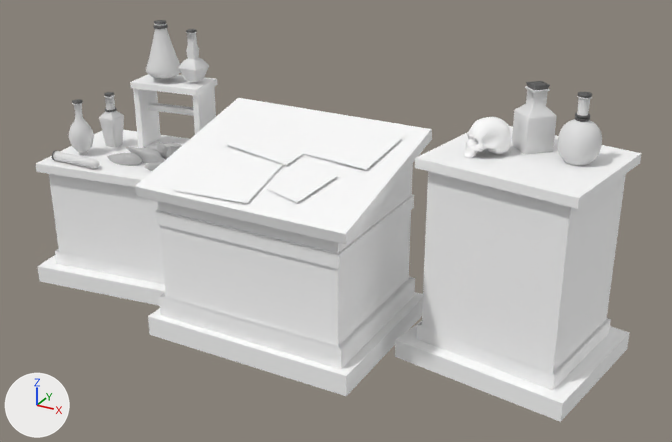
The FBX model Assets/Models/Environment/Ruins/Model_Environment_AlchemyTable.fbx as it was, and as the next commit left it.
Both versions are drawn from a 50 mm camera at (4.12, -6.59, 4.43) aimed at (0.35, 0.26, 1.01). Every picture has the same lights, and +X, +Y and +Z are marked at lower left. Where no turn or scale is listed for an object, it has been applied to the vertices. Vertices at the same position are counted once.

Before the edit, the objects in view are built like this:
```python
ob_model_environment_alchemytable = bpy.data.objects.new('Model_Environment_AlchemyTable', me_mesh)
ob_model_environment_alchemytable.location = (0.037, 0.212, 0.0)
```
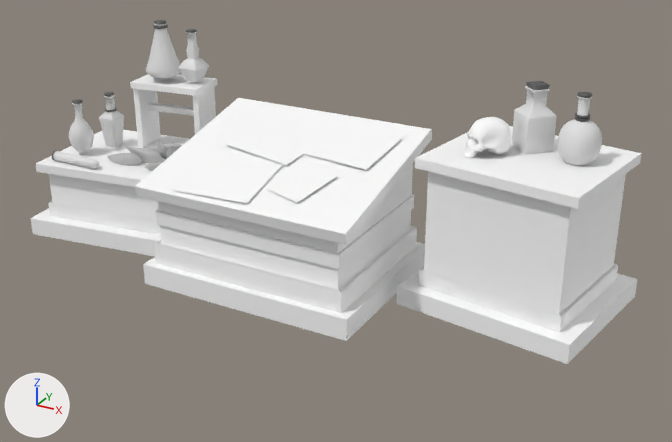
The newer file is also turned or shifted as a whole; pictures and numbers use the older file's frame.

The change, as a list of edits to the scene's bpy script:
```text
Change me_mesh:
    where me_mesh.from_pydata(...)  # 7397 vertices, 7598 faces; spans x -2.9..2.9, y -1.04..1.04, z -0.04..2.56
    used by ob_model_environment_alchemytable
    me_mesh part 1: all 60 vertices in x -2.9..2.9, y -1.02..1.04, z -0.04..0.35 are moved by (0.0, 0.0, 0.54)
```

Pixel boxes (x1, y1, x2, y2) of what changed, in the pictures (672 x 442 px; the box of a moved part takes in the faces that stretch with it):
'Model_Environment_AlchemyTable', reshaped (14% shorter): before (36, 20, 642, 422); after (31, 20, 642, 364)
part 1 of me_mesh, moved or reshaped: before (37, 171, 630, 422); after (31, 171, 637, 364)
